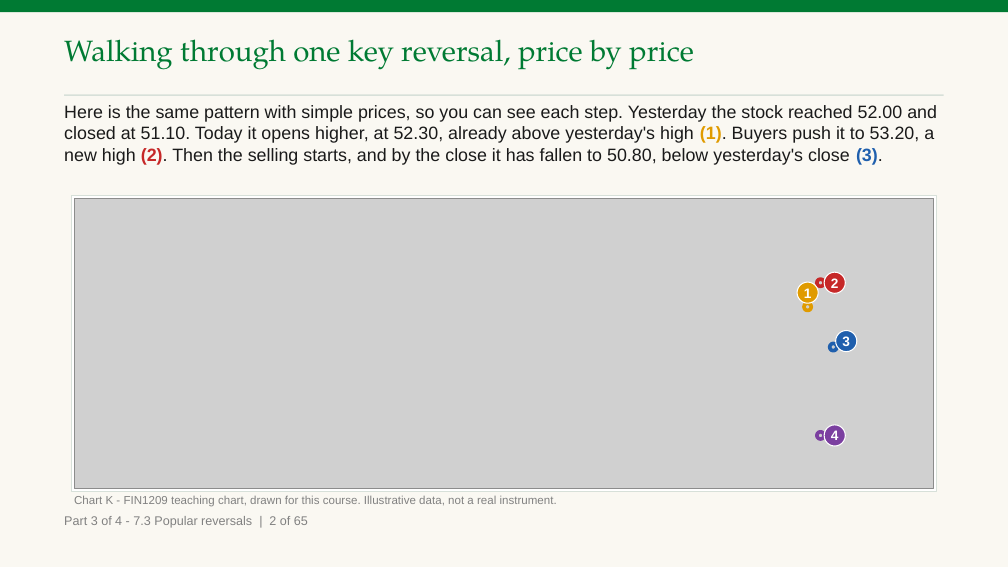
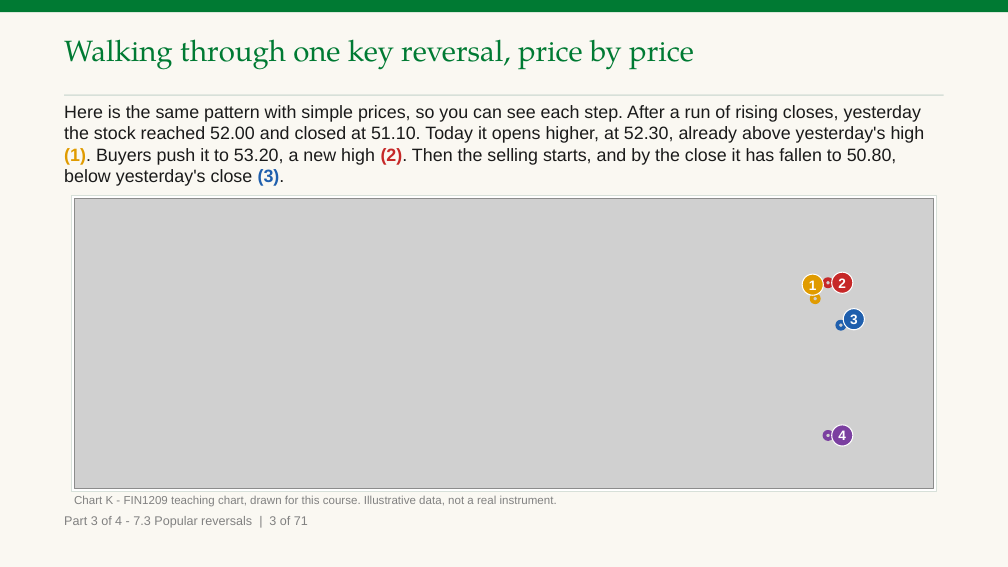
Before and after one commit to benjiesotelo-sudo/Telos_FIN1209, a slide deck: slide 154 of chapter-07/FIN1209-Chapter-07.pptx (slide 146 before the commit). Drawn at 1008x567 pixels with LibreOffice and Linux fonts; fonts in the diff are those of the drawing; grey boxes stand for pictures. Boxes give left, top, right and bottom in pixels: in the first picture for what was removed or moved away, otherwise in the second. Text is boxed around its words. In the diff, an @@ line names an element or a change of style, - is before the commit and + after.

Commit message:
Chapter 7: apply the Parts 3 and 4 student-read findings, the held readings and the Parts 1 and 2 findings
Trend drawn before each reversal chart, Part 3 opener, one gap meaning (window or opening gap), key reversal and inside bar readings, form numbering, Check 27 and 29 rewritten, owner chart fingerprints regenerated (the p2 ones were already stale on main).

```diff
--- a/chapter-07/FIN1209-Chapter-07.pptx
+++ b/chapter-07/FIN1209-Chapter-07.pptx
@@ text at [64, 105, 925, 186]: text changed @@
-Here is the same pattern with simple prices, so you can see each step. Yesterday the stock reached 52.00 and closed at 51.10. Today it opens higher, at 52.30, already above yesterday's high (1). Buyers push it to 53.20, a new high (2). Then the selling starts, and by the close it has fallen to 50.80, below yesterday's close (3).
+Here is the same pattern with simple prices, so you can see each step. After a run of rising closes, yesterday the stock reached 52.00 and closed at 51.10. Today it opens higher, at 52.30, already above yesterday's high (1). Buyers push it to 53.20, a new high (2). Then the selling starts, and by the close it has fallen to 50.80, below yesterday's close (3).
@@ ellipse "1": place and size @@
-ellipse "1" at [797, 282, 818, 303]
+ellipse "1" at [802, 274, 823, 296]
@@ ellipse: place and size @@
-ellipse at [804, 303, 811, 311]
+ellipse at [811, 295, 819, 302]
@@ ellipse: place and size @@
-ellipse at [817, 279, 824, 287]
+ellipse at [824, 279, 832, 287]
@@ ellipse "2": place and size @@
-ellipse "2" at [824, 272, 845, 293]
+ellipse "2" at [832, 272, 853, 293]
@@ ellipse: place and size @@
-ellipse at [830, 343, 837, 351]
+ellipse at [837, 321, 845, 329]
@@ ellipse "3": place and size @@
-ellipse "3" at [836, 330, 857, 352]
+ellipse "3" at [843, 309, 864, 330]
@@ ellipse: place and size @@
-ellipse at [817, 432, 824, 439]
+ellipse at [824, 432, 832, 439]
@@ ellipse "4": place and size @@
-ellipse "4" at [824, 425, 845, 446]
+ellipse "4" at [832, 425, 853, 446]
@@ text at [64, 516, 308, 528]: text changed @@
-Part 3 of 4 - 7.3 Popular reversals | 2 of 65
+Part 3 of 4 - 7.3 Popular reversals | 3 of 71
```
Also in this commit, not shown: 193 other slides changed, 15 slides added, 4 other files.
